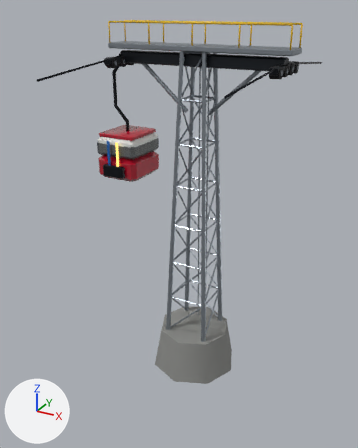
What one commit did to the glTF model public/models/props/lmf_ski_gondola_pylon.glb.
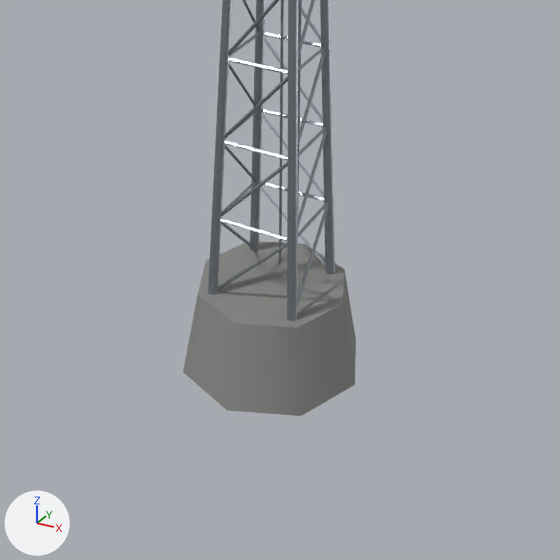
Each version is shown whole from a camera (50 mm lens) standing at (10.1, -20.12, 17.98) and looking at (-0.97, 0.01, 7.92), then close up on the part from 21% to 90% of the width and 45% to 100% of the height. The lights are fixed; the arrows at lower left show +X, +Y and +Z. The older version's two pictures come first. Where no turn or scale is listed for an object, it has been applied to the vertices. Vertices at exactly the same position are counted once.
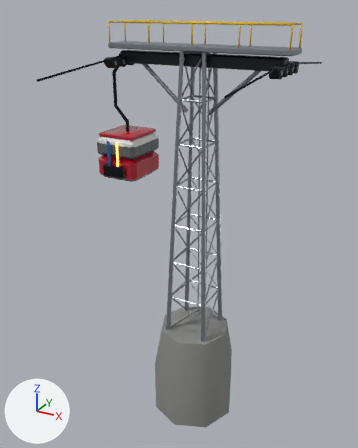
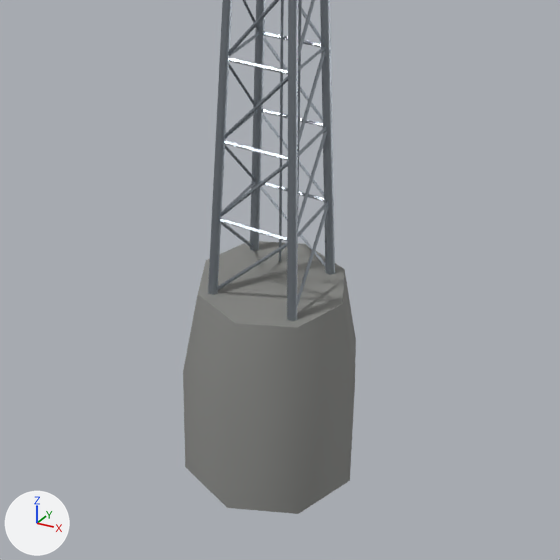
Patch to the scene script:
```diff
--- a/public/models/props/lmf_ski_gondola_pylon.glb.py
+++ b/public/models/props/lmf_ski_gondola_pylon.glb.py
@@ me_mesh_0 @@
 # used by ob_mesh_0; location = (-4.3, 5.82, -5.73)
-me_mesh_0.from_pydata(...)  # 1122 vertices, 1736 faces; spans x 0.0..8.6, y -11.6..0.0, z 5.7..23.1
+me_mesh_0.from_pydata(...)  # 1130 vertices, 1752 faces; spans x 0.0..8.6, y -11.6..0.0, z 2.7..23.1
+# me_mesh_0 part 1: 9 vertices added at x 2.1..6.6, y -8.1..-3.6, z 2.7
+# other edits to the shape of me_mesh_0 do not show in these pictures
 me_mesh_0.materials.append(mat_concrete)
```

What differs and where, as boxes [x1, y1, x2, y2] in the close-ups (560 x 560 px):
'Mesh_0', reshaped: before [183, 0, 356, 416]; after [183, 0, 356, 514]
part 1 of me_mesh_0, added: after [183, 373, 355, 514]
